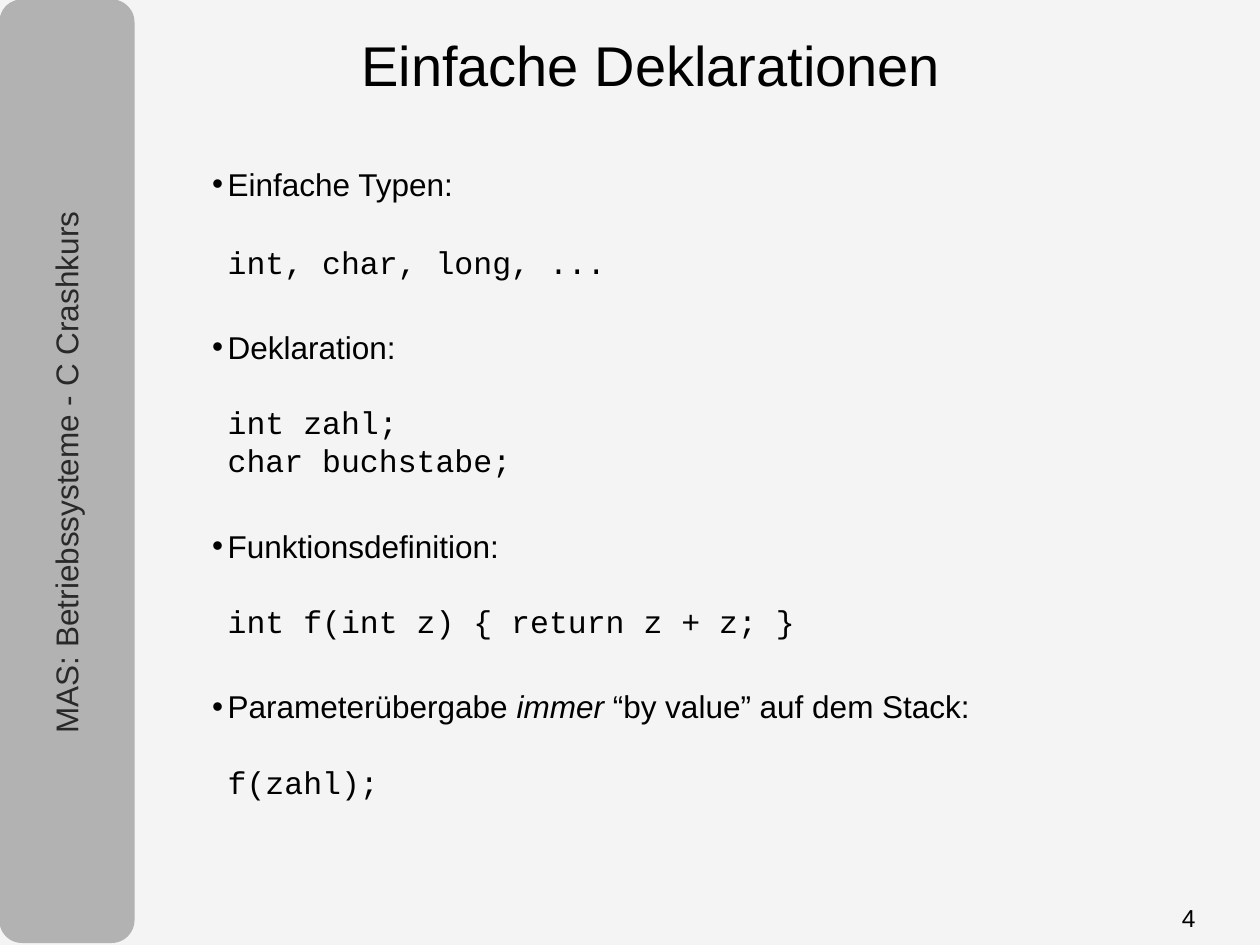
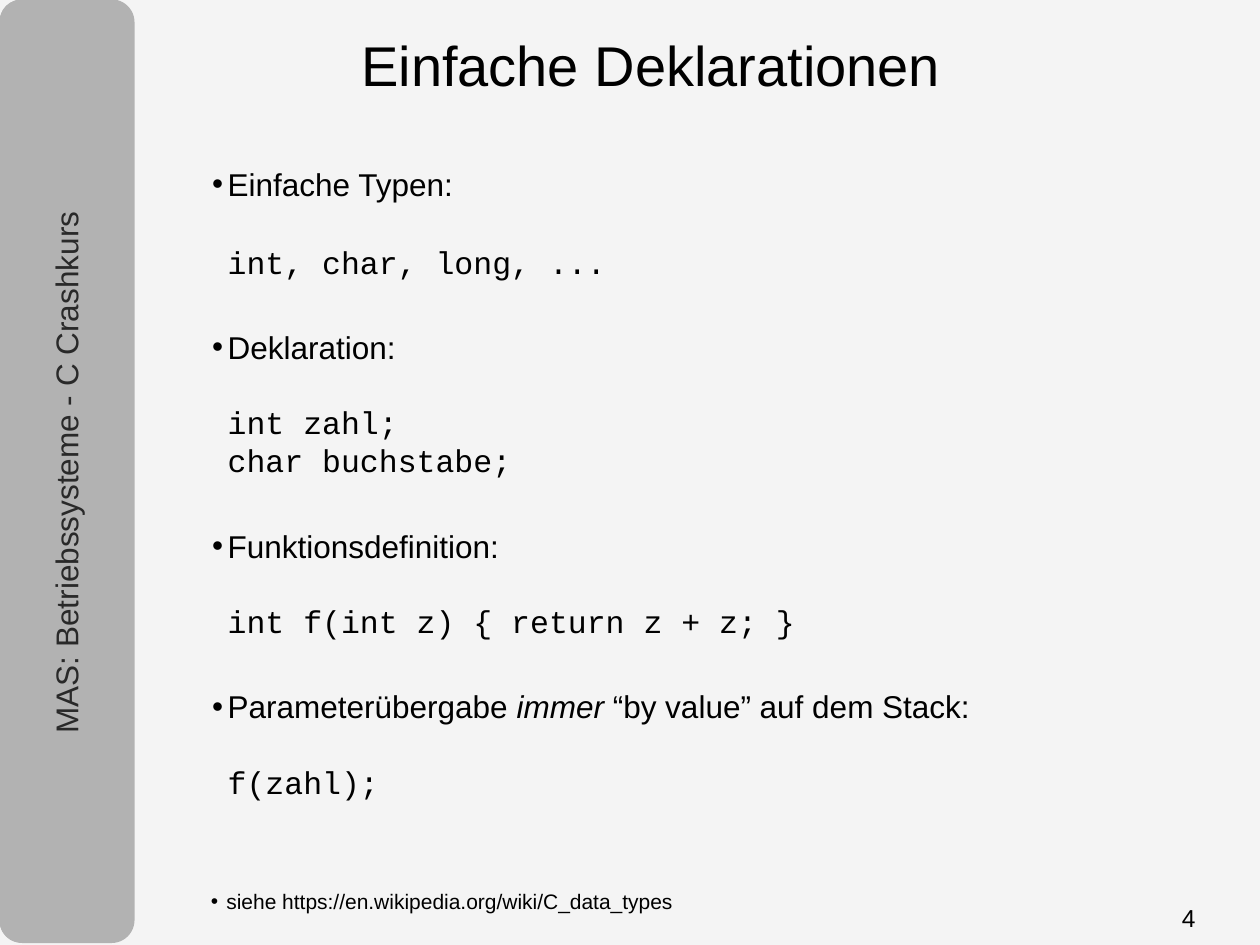
Before and after one commit to tpo/betriebssysteme, a slide deck: slide 4 of 05-1_C.odp. Drawn at 1260x945 pixels with LibreOffice and Linux fonts; fonts in the diff are those of the drawing. Boxes give left, top, right and bottom in pixels: in the first picture for what was removed or moved away, otherwise in the second. Text is boxed around its words. In the diff, an @@ line names an element or a change of style, - is before the commit and + after.

Commit message:
Verweis auf Wikipedias C_data_types hinzugefügt

```diff
--- a/05-1_C.odp
+++ b/05-1_C.odp
@@ text added at [226,893,672,913], 12 pt, text #000000 @@
+• siehe https://en.wikipedia.org/wiki/C_data_types
```
